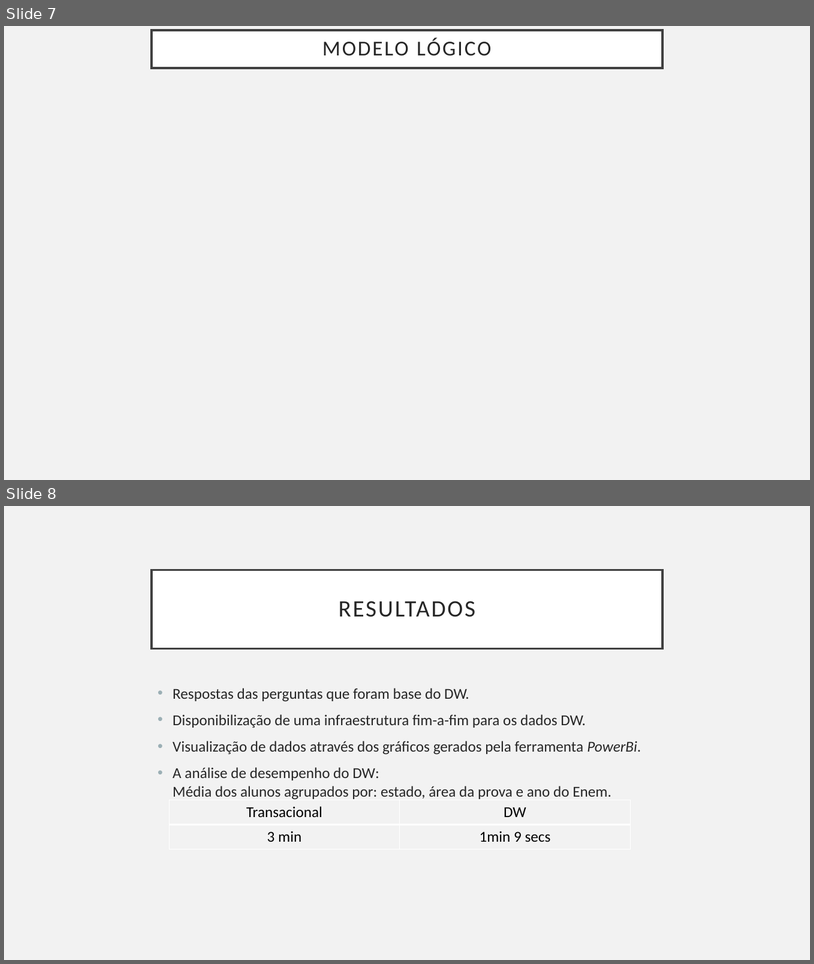
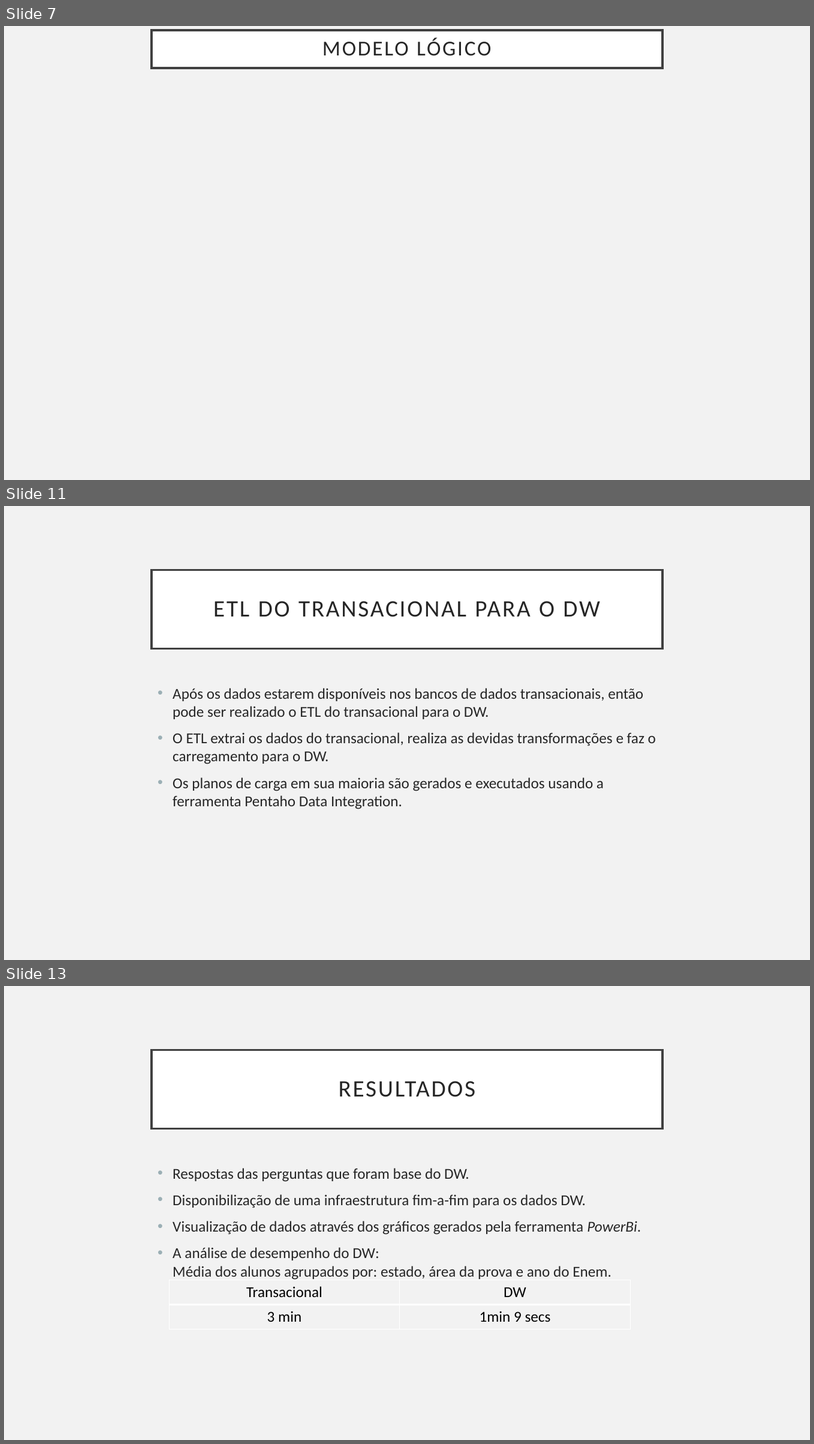
Before and after one commit to martins9/repositoriomonografia, a slide deck: Apresentação_Monografia.pptx. Shown one above the other, each under a label of ours: slides 7 and 8 before the commit, slides 7, 11 and 13 after it; the slides between them are not shown. The pictures are 814x964 and 814x1444 pixels, drawn with LibreOffice and Linux fonts; fonts in the diff are those of the drawing; background and template pictures are left out. Boxes give left, top, right and bottom in pixels: in the first picture for what was removed or moved away, otherwise in the second. Text is boxed around its words. In the diff, an @@ line names an element or a change of style, - is before the commit and + after.

```diff
--- a/Apresentação_Monografia.pptx
+++ b/Apresentação_Monografia.pptx
@@ slide 11 added at [4, 506, 810, 960], background #F2F2F2 @@
@@ title added at [152, 570, 663, 648], fill #FFFFFF, outline #404040 2.5 pt, 28 pt, text #262626 @@
+ETL DO TRANSACIONAL PARA O DW
@@ text added at [173, 688, 656, 809], 18 pt, text #262626 @@
+• Após os dados estarem disponíveis nos bancos de dados transacionais, então pode ser realizado o ETL do transacional para o DW.
+• O ETL extrai os dados do transacional, realiza as devidas transformações e faz o carregamento para o DW.
+• Os planos de carga em sua maioria são gerados e executados usando a ferramenta Pentaho Data Integration.
@@ what was slide 8 is now slide 13 @@
```
Also in this commit, not shown: 4 other slides added.
